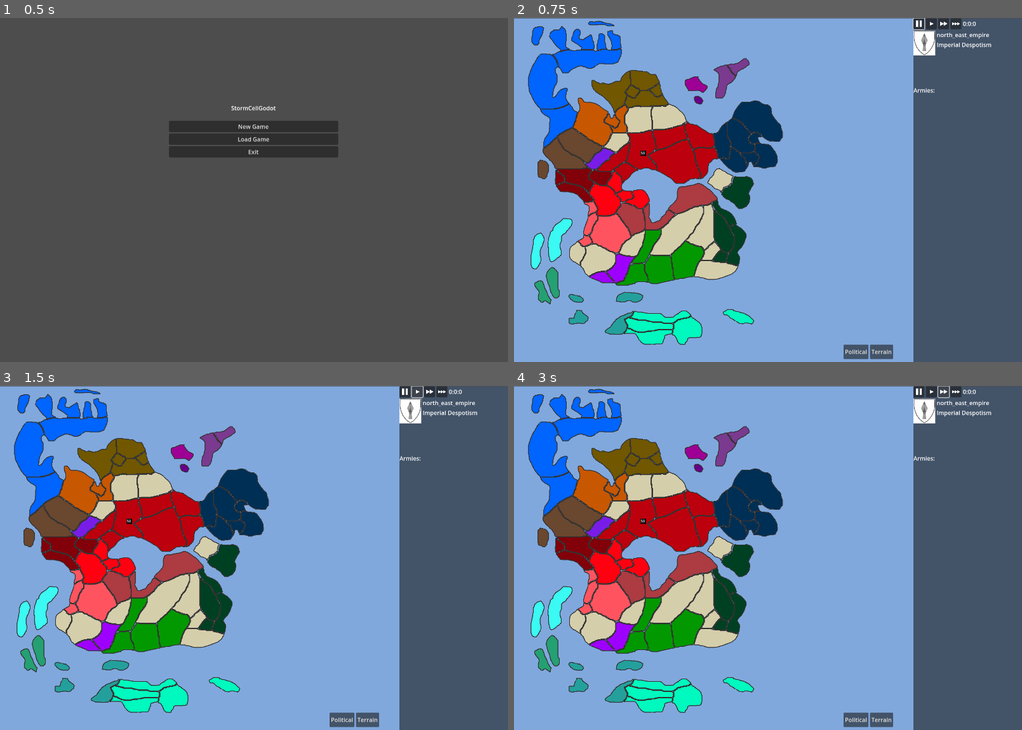
Above: before the commit, frames 1-4 (two rows, left to right).
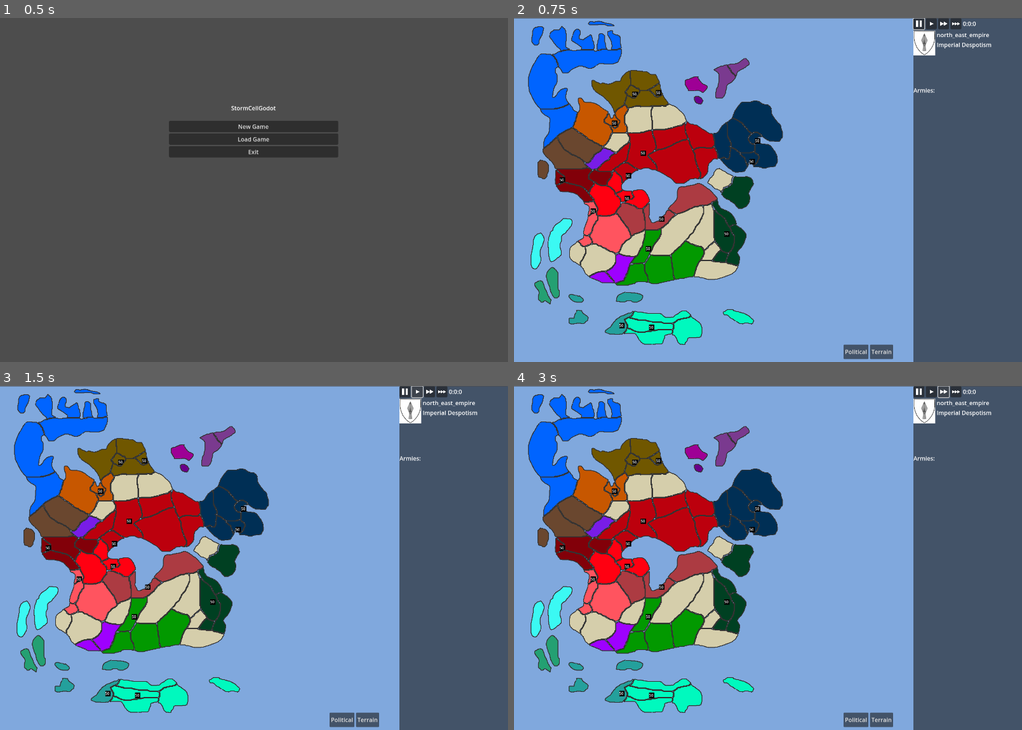
Above: after the commit, the same moments.

Repository: code-11/StormCell
Game: Godot game, scene res://testing.tscn
Same seed, same stepped clock (60 frames per second), same inputs: the game is played once before the commit and once after it.
Inputs (mouse positions are in pixels of both pictures, inside the frame that each line leads up to):
- Up to frame 1 (0.5 s): no input
- Up to frame 2 (0.75 s): click "New Game" at 0.5 s
- Up to frame 3 (1.5 s): click (416, 392) at 1.25 s
- Up to frame 4 (3 s): click (930, 392) at 2 s; click (945, 392) at 2.75 s

Frame 1 is identical in both runs. In frame 2, 0.2% of the frame differs, in the area x 9-49%, y 20-91%; in frame 3, 0.2%; in frame 4, 0.2%.

Commit message:
Added initial armies

Diff:
--- a/stormCellGodot/Army.gd
+++ b/stormCellGodot/Army.gd
@@ -21,6 +21,18 @@
 		SCConstants.Stance.MOVING:"Moving"
 	}.get(stance,"UNDEFINED_STANCE")
 
+
+func _init(name, nation, color, size):
+	self.name=name
+	self.nation=nation
+	self.color=color
+	self.polygon=PackedVector2Array([
+		Vector2(0,0),
+		Vector2(size,0),
+		Vector2(size,size),
+		Vector2(0,size)
+	])
+
 func _ready():
 	self.add_child(size_lbl)
 	size_lbl.z_index=1
--- a/stormCellGodot/TheGame.gd
+++ b/stormCellGodot/TheGame.gd
@@ -11,18 +11,13 @@
 	return player_info["nation"]
 
 func spawn_army(nation, region):
-	var army_node=Army.new()
-	army_node.name="army"+str(army_uid)
+	var army_node=Army.new(
+		"army"+str(army_uid),
+		nation,
+		"black",
+		15
+	)
 	army_uid+=1
-
-	army_node.nation=nation
-	army_node.polygon=PackedVector2Array([
-		Vector2(0,0),
-		Vector2(15,0),
-		Vector2(15,15),
-		Vector2(0,15)
-	])
-	army_node.color="black"
 
 	$GuiCtrl.attach_army(army_node, region)
 
@@ -37,8 +32,24 @@
 	player_nation=read_player_nation()
 	$GuiCtrl.set_player_nation(player_nation)
 	$GuiCtrl.load_map()
-	spawn_army("test","29")
+	spawn_initial_armies()
 
+func spawn_initial_armies():
+	spawn_army("pinemar_keep","18")
+	spawn_army("pinemar_keep","21")
+	spawn_army("amonhold","15")
+	spawn_army("northumber","76")
+	spawn_army("northumber","77")
+	spawn_army("seluceria","54")
+	spawn_army("north_east_empire","27")
+	spawn_army("north_east_empire","29")
+	spawn_army("north_west_empire","10")
+	spawn_army("central_empire","33")
+	spawn_army("south_west_empire","26")
+	spawn_army("maniabon","84")
+	spawn_army("south_east_empire","39")
+	spawn_army("havernia","48")
+	spawn_army("naguabo","60")
 
 # Called every frame. 'delta' is the elapsed time since the previous frame.
 func _process(delta):
